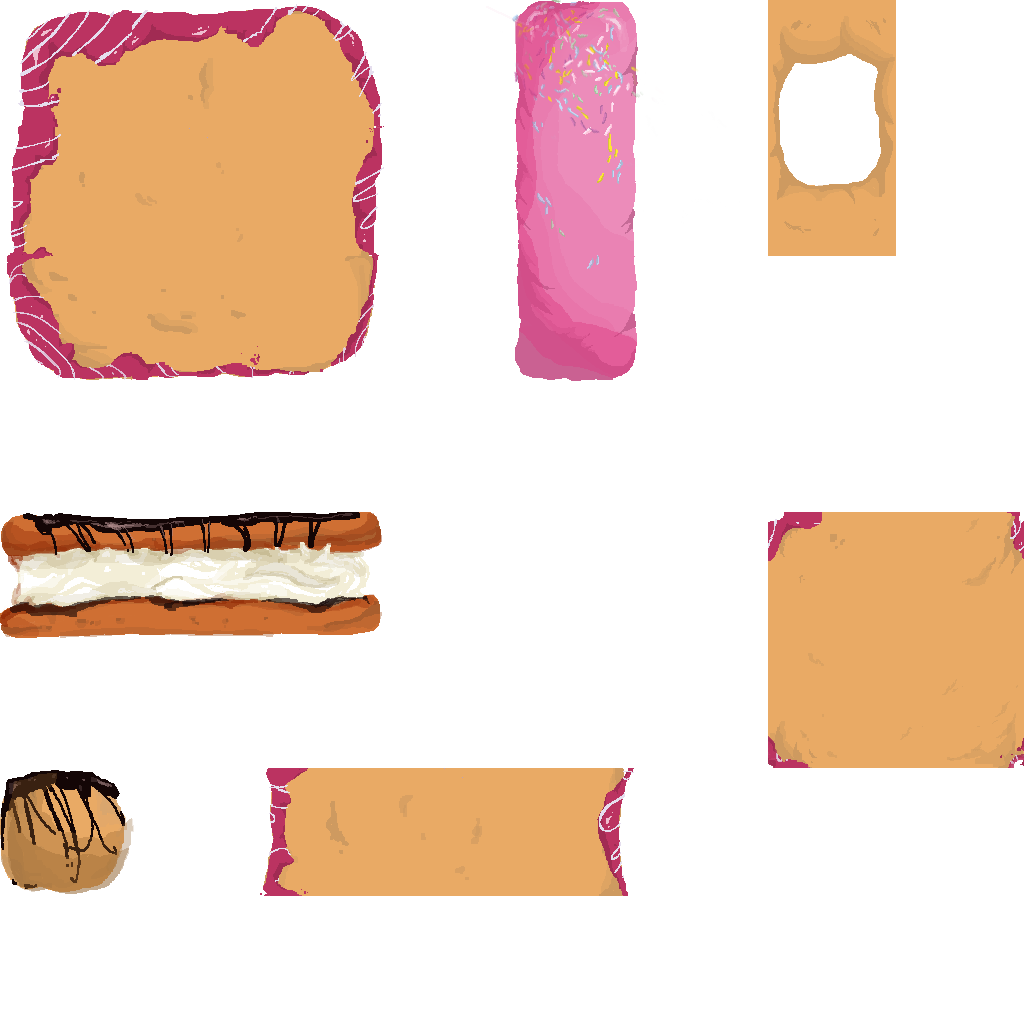
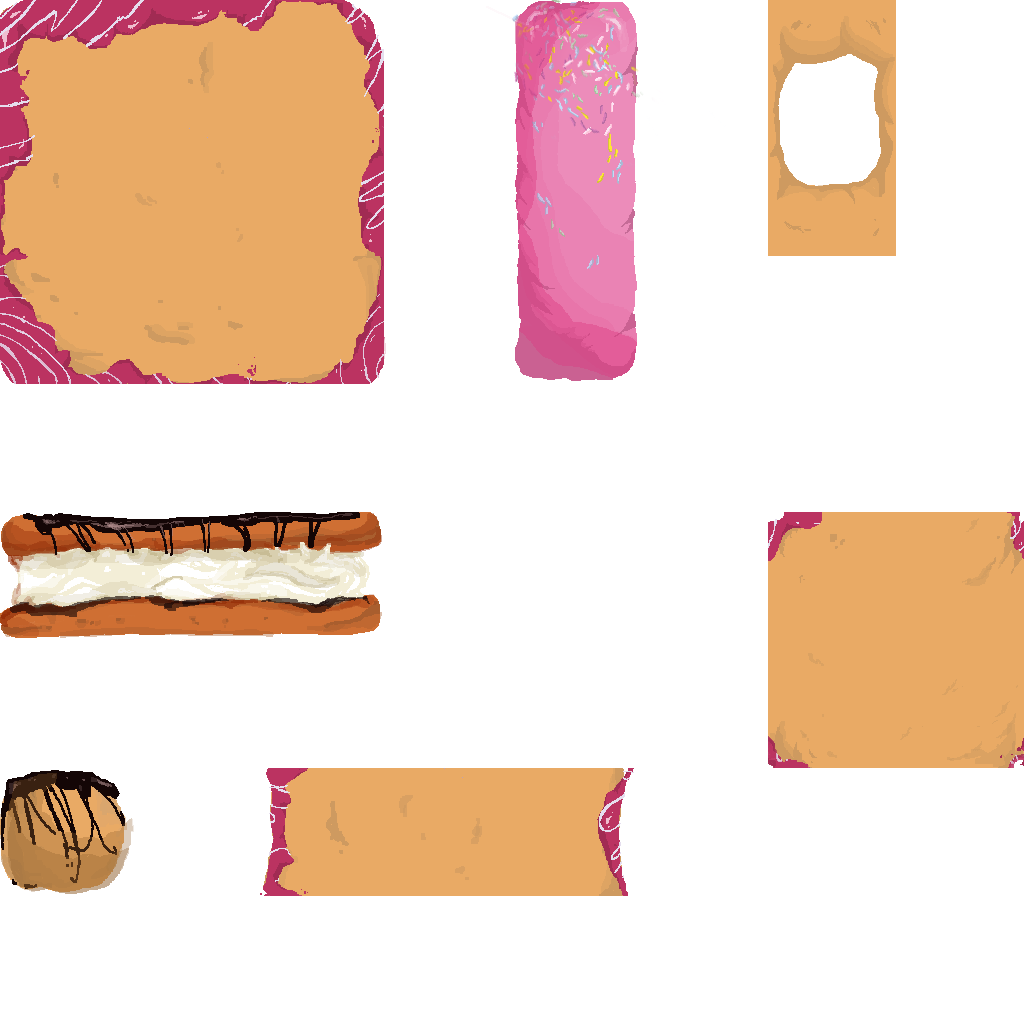
Comparing the layer stacks of the two 1024x1024 images. Changes:
removed layer "special" over [260,0,386,384]
removed layer "doughnut" over [7,4,384,380]
removed layer "vertical" over [52,0,386,384]
added group "new doughnut" with 9 layers above "special" over [0,0,386,384]
added layer "RB" (1st of 2, in "new doughnut") in group "new doughnut" over [256,256,384,384]
added layer "MB" (1st of 2, in "new doughnut") in group "new doughnut" over [128,289,256,384]
added layer "LB" (1st of 2, in "new doughnut") in group "new doughnut" over [0,256,386,384]
added layer "RM1" (1st of 2, in "new doughnut") in group "new doughnut" over [352,126,384,256]
added layer "LM1" (1st of 2, in "new doughnut") in group "new doughnut" over [0,127,85,257]
added layer "RT" (1st of 2, in "new doughnut") in group "new doughnut" over [256,0,384,128]
added layer "MT" (1st of 2, in "new doughnut") in group "new doughnut" over [127,0,256,109]
added layer "LT" (1st of 2, in "new doughnut") in group "new doughnut" over [0,0,354,128]
added group "special" with 9 layers above "doughnut" over [260,0,386,384]
added group "vertical" with 3 layers above "floating" over [52,0,386,384]
added layer "Layer 2" in group "vertical" over [52,0,386,384]
removed layer "Layer" over [0,0,386,384]
